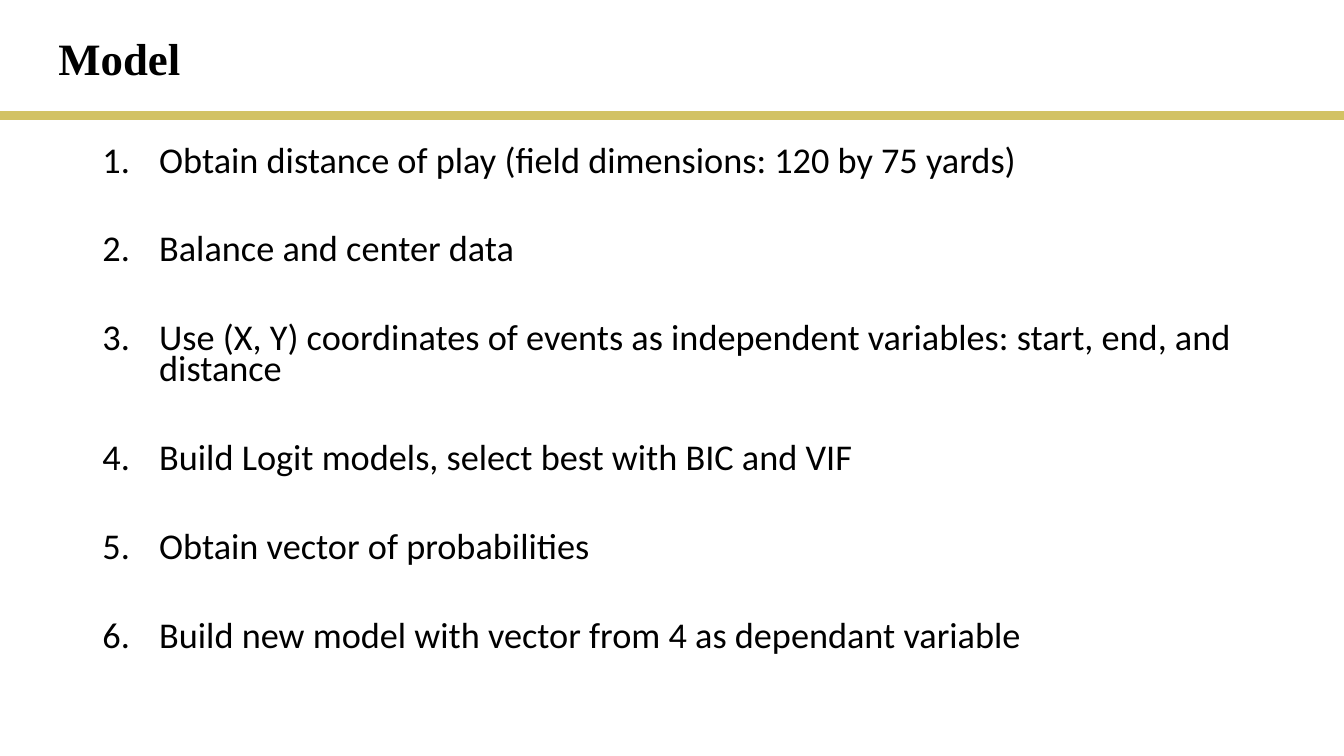
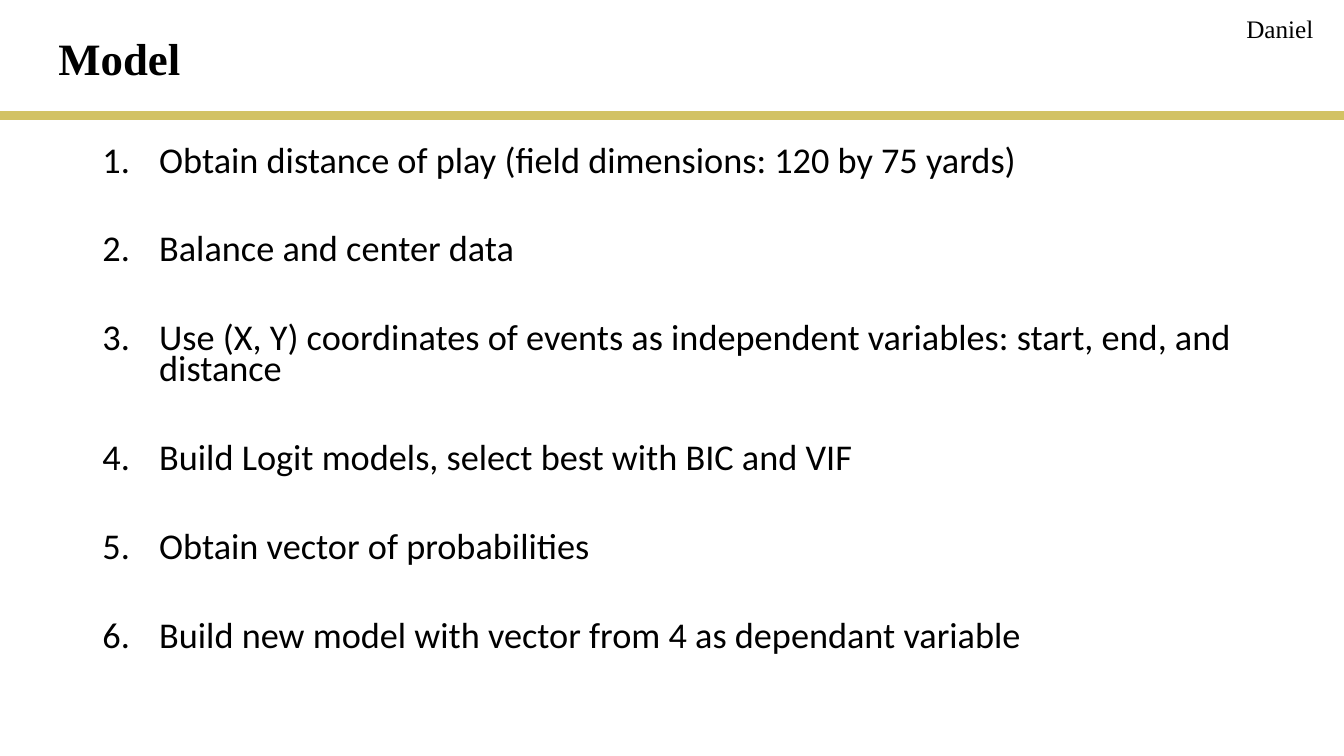
Before and after one commit to rmesina/T2_Codes-R-Us, a slide deck: slide 7 of final_project/T2_final_project.pptx. Drawn at 1344x756 pixels with LibreOffice and Linux fonts; fonts in the diff are those of the drawing. Boxes give left, top, right and bottom in pixels: in the first picture for what was removed or moved away, otherwise in the second. Text is boxed around its words. In the diff, an @@ line names an element or a change of style, - is before the commit and + after.

```diff
--- a/final_project/T2_final_project.pptx
+++ b/final_project/T2_final_project.pptx
@@ text added at [1246,20,1313,39], 18 pt, text #000000 @@
+Daniel
```
Also in this commit, not shown: 18 other slides changed, 2 slides added, 4 slides removed, 2 other files.
